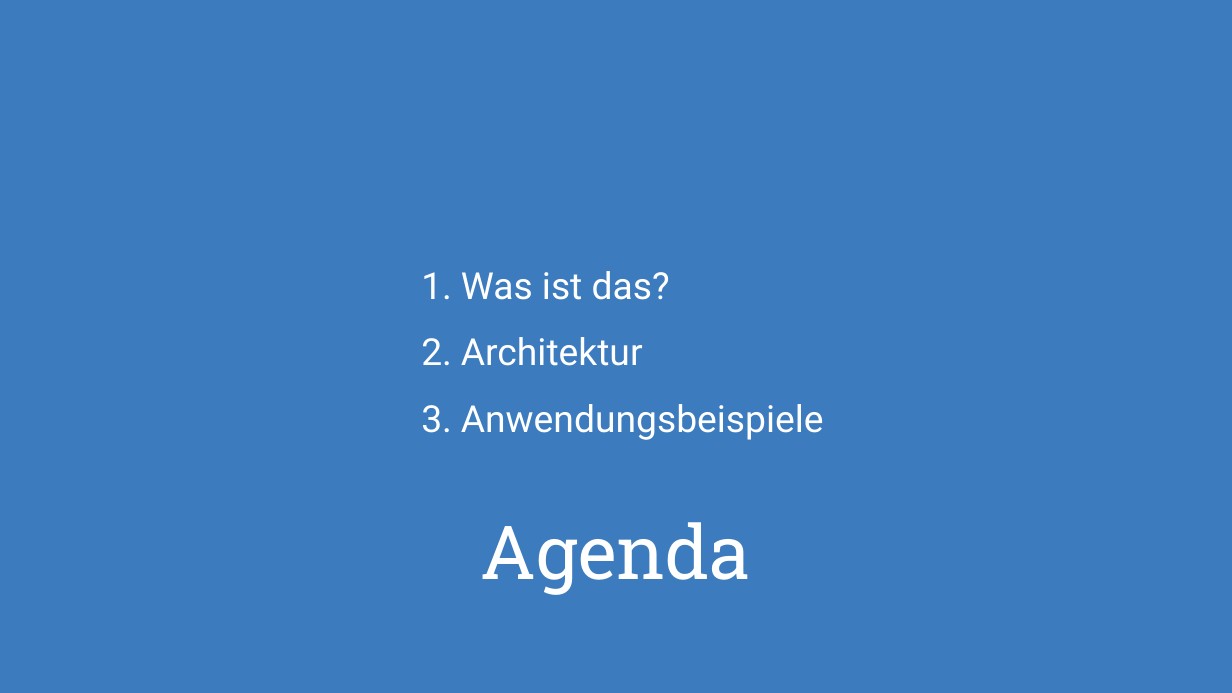
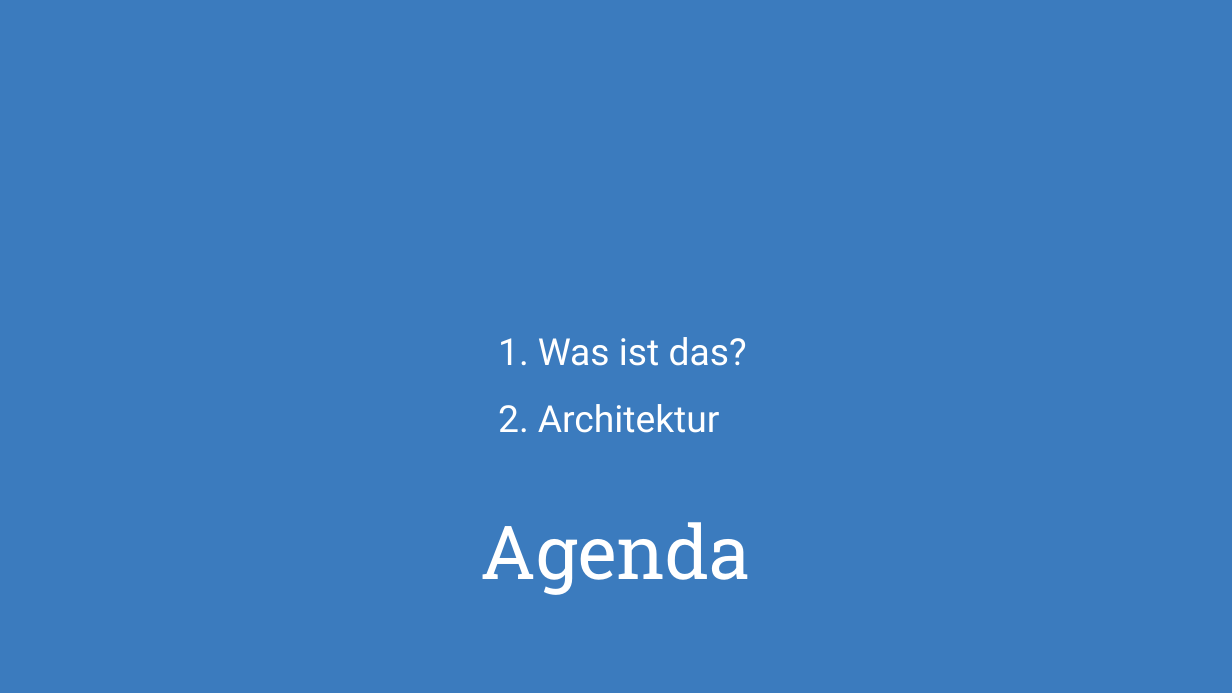
Before and after one commit to puzzle/kubernetes-techlab, a slide deck: slide 2 of presentation/kubernetes-workshop.odp (slide 3 before the commit). Drawn at 1232x693 pixels with LibreOffice and Linux fonts; fonts in the diff are those of the drawing; background and template pictures are left out. Boxes give left, top, right and bottom in pixels: in the first picture for what was removed or moved away, otherwise in the second. Text is boxed around its words. In the diff, an @@ line names an element or a change of style, - is before the commit and + after.

```diff
--- a/presentation/kubernetes-workshop.odp
+++ b/presentation/kubernetes-workshop.odp
@@ text at [461, 404, 824, 440]: paragraph removed @@
-3. Anwendungsbeispiele
```
Also in this commit, not shown: 3 other slides changed, 17 slides added, 9 slides removed, 1 other file.
